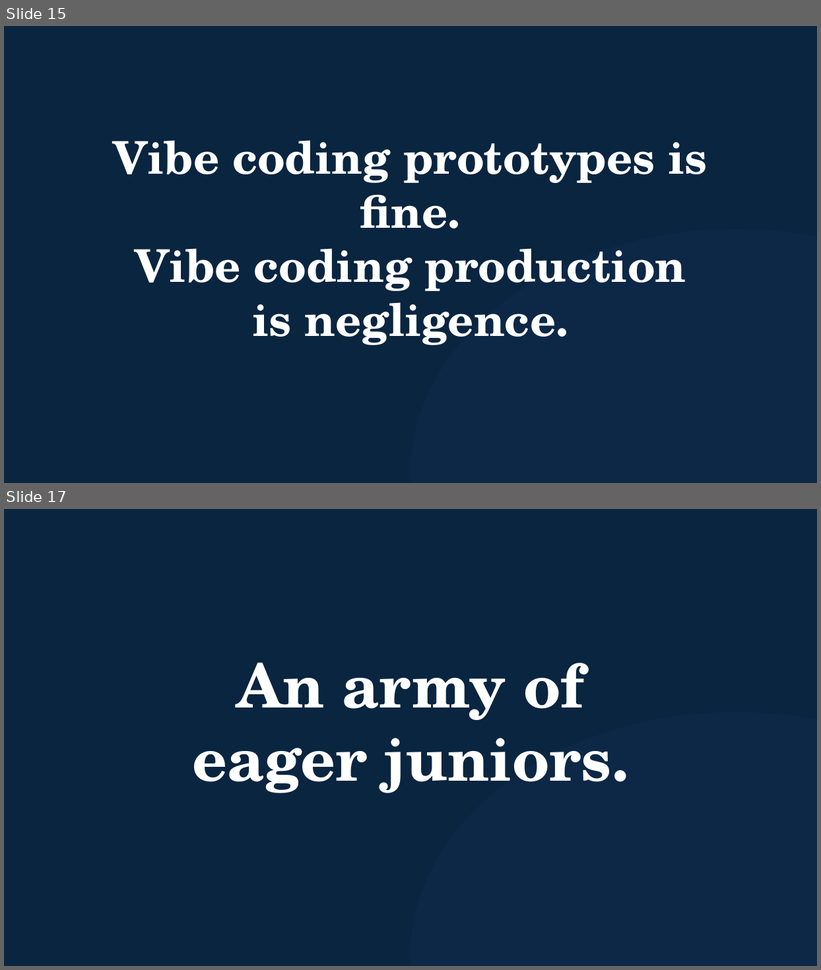
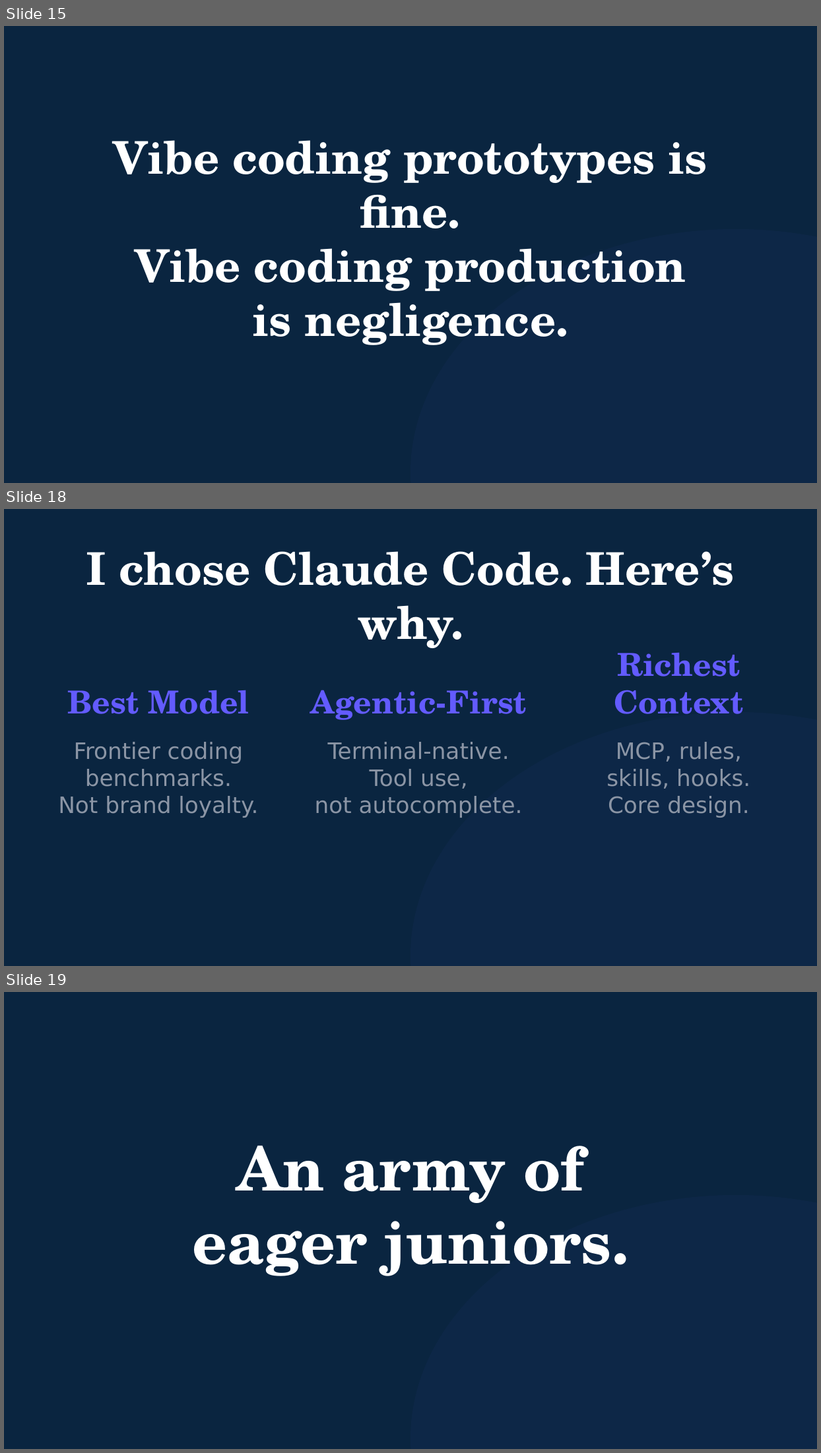
Before and after one commit to michaelengland/ai-best-practices, a slide deck: decks/builder/builder.pptx. Shown one above the other, each under a label of ours: slides 15 and 17 before the commit, slides 15, 18 and 19 after it; the slides between them are not shown. The pictures are 821x970 and 821x1453 pixels, drawn with LibreOffice and Linux fonts; fonts in the diff are those of the drawing. Boxes give left, top, right and bottom in pixels: in the first picture for what was removed or moved away, otherwise in the second. Text is boxed around its words. In the diff, an @@ line names an element or a change of style, - is before the commit and + after.

```diff
--- a/decks/builder/builder.pptx
+++ b/decks/builder/builder.pptx
@@ slide 18 added at <box>4,509,817,966</box>, background #0A2540 @@
@@ text added at <box>86,551,735,648</box>, 40 pt, text #FFFFFF, bold @@
+I chose Claude Code. Here’s why.
@@ text added at <box>614,652,743,714</box>, 28 pt, text #635BFF, bold @@
+Richest Context
@@ text added at <box>68,690,249,714</box>, 28 pt, text #635BFF, bold @@
+Best Model
@@ text added at <box>310,690,527,720</box>, 28 pt, text #635BFF, bold @@
+Agentic-First
@@ ellipse added at <box>411,712,817,966</box>, fill #635BFF at 4% opacity @@
@@ text added at <box>58,742,258,818</box>, 20 pt, text #8B95A5 @@
+Frontier coding
+benchmarks.
+Not brand loyalty.
@@ text added at <box>315,742,523,818</box>, 20 pt, text #8B95A5 @@
+Terminal-native.
+Tool use,
+not autocomplete.
@@ text added at <box>607,742,750,818</box>, 20 pt, text #8B95A5 @@
+MCP, rules,
+skills, hooks.
+Core design.
@@ what was slide 17 is now slide 19 @@
```
Also in this commit, not shown: 6 slides changed, 11 other slides added, 5 slides removed, 6 other files.
